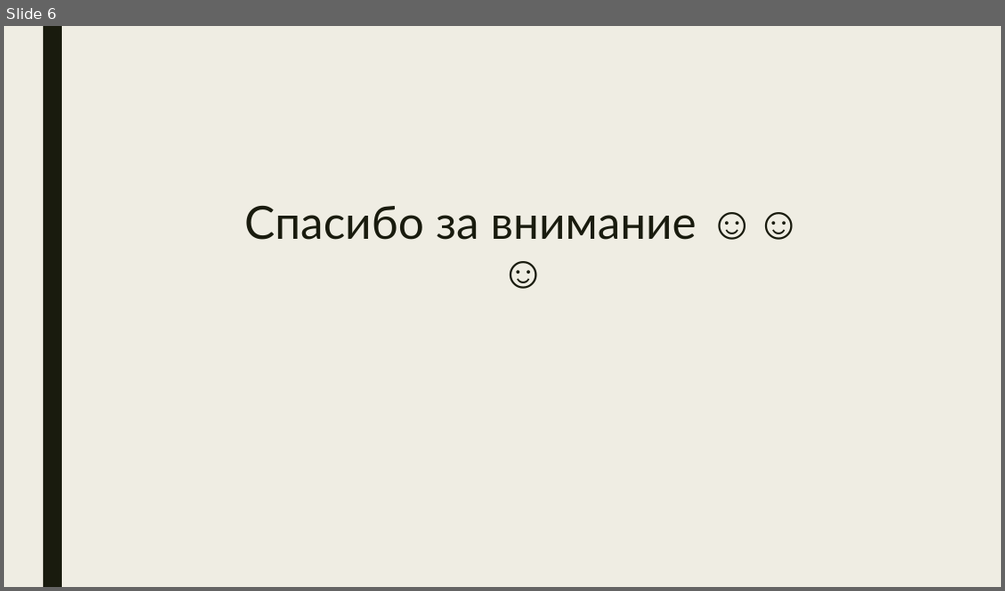
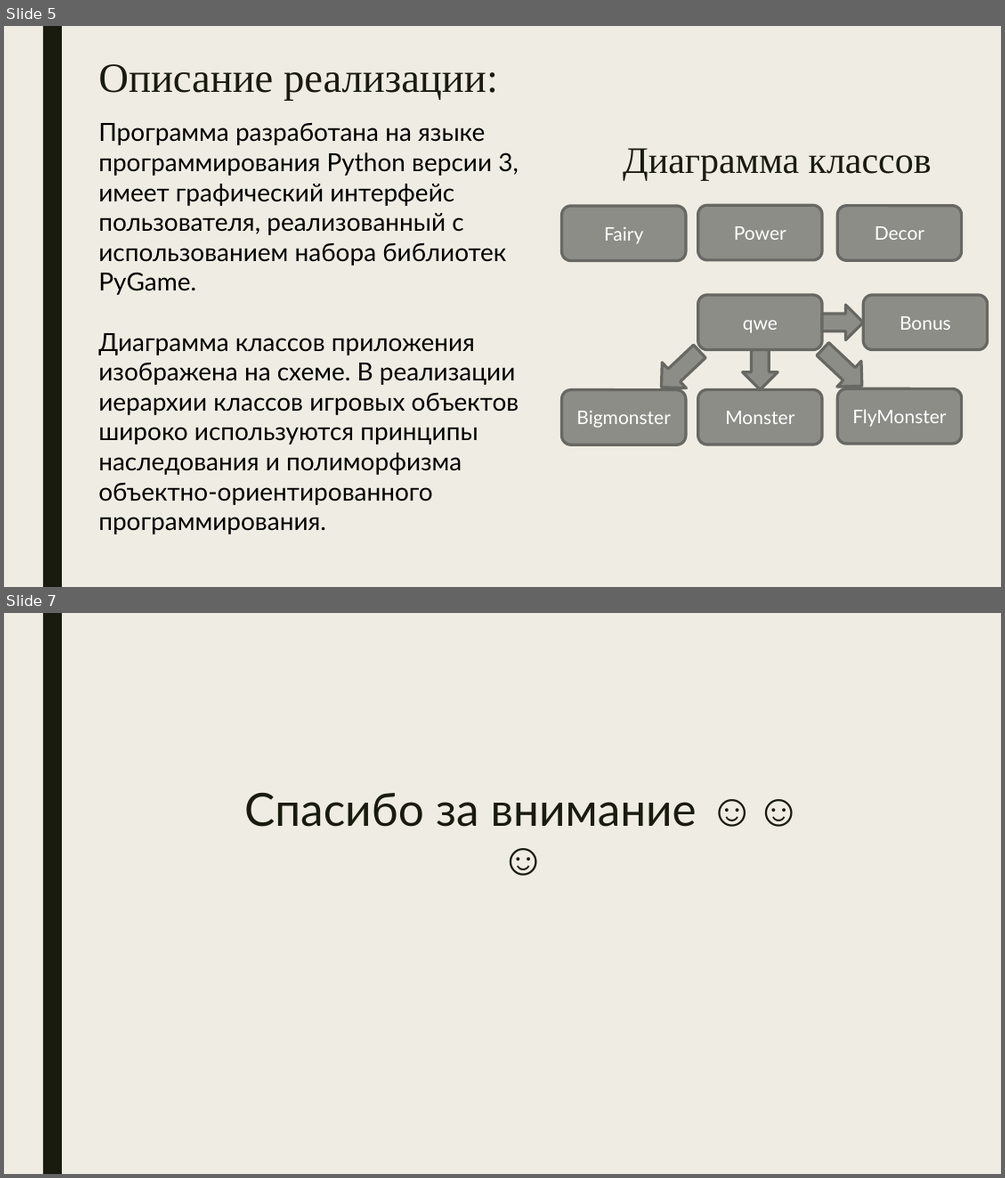
Before and after one commit to delyunchik/pygame, a slide deck: __doc/Winx.pptx. Shown one above the other, each under a label of ours: slide 6 before the commit, slides 5 and 7 after it; the slides between them are not shown. The pictures are 1005x591 and 1005x1178 pixels, drawn with LibreOffice and Linux fonts; fonts in the diff are those of the drawing. Boxes give left, top, right and bottom in pixels: in the first picture for what was removed or moved away, otherwise in the second. Text is boxed around its words. In the diff, an @@ line names an element or a change of style, - is before the commit and + after.

```diff
--- a/__doc/Winx.pptx
+++ b/__doc/Winx.pptx
@@ slide 5 added at <box>4,26,1001,587</box>, background #EFEDE3; not listed: 1 template element that a slide beside it also shows @@
@@ text added at <box>98,64,498,101</box>, 40 pt, text #191B0E @@
+Описание реализации:
@@ text added at <box>98,123,519,534</box>, 24 pt, text #000000 @@
+Программа разработана на языке программирования Python версии 3, имеет графический интерфейс пользователя, реализованный с использованием набора библиотек PyGame.
+Диаграмма классов приложения изображена на схеме. В реализации иерархии классов игровых объектов широко используются принципы наследования и полиморфизма объектно-ориентированного программирования.
@@ text added at <box>623,148,931,180</box>, 36 pt, text #191B0E @@
+Диаграмма классов
@@ rounded rectangle added at <box>562,206,686,260</box>, fill #8C8D86, outline #686863 2.75 pt, 18 pt, text #FFFFFF @@
+Fairy
@@ rounded rectangle added at <box>698,206,822,260</box>, fill #8C8D86, outline #686863 2.75 pt, 18 pt, text #FFFFFF @@
+Power
@@ rounded rectangle added at <box>838,206,962,260</box>, fill #8C8D86, outline #686863 2.75 pt, 18 pt, text #FFFFFF @@
+Decor
@@ rounded rectangle added at <box>698,295,822,349</box>, fill #8C8D86, outline #686863 2.75 pt, 18 pt, text #FFFFFF @@
+qwe
@@ down arrow added at <box>822,305,863,340</box>, fill #8C8D86, outline #686863 2.75 pt @@
@@ rounded rectangle added at <box>863,295,987,349</box>, fill #8C8D86, outline #686863 2.75 pt, 18 pt, text #FFFFFF @@
+Bonus
@@ down arrow added at <box>649,338,712,400</box>, fill #8C8D86, outline #686863 2.75 pt @@
@@ down arrow added at <box>811,337,874,399</box>, fill #8C8D86, outline #686863 2.75 pt @@
@@ down arrow added at <box>743,350,778,389</box>, fill #8C8D86, outline #686863 2.75 pt @@
@@ rounded rectangle added at <box>562,390,686,445</box>, fill #8C8D86, outline #686863 2.75 pt, 18 pt, text #FFFFFF @@
+Bigmonster
@@ rounded rectangle added at <box>698,389,822,444</box>, fill #8C8D86, outline #686863 2.75 pt, 18 pt, text #FFFFFF @@
+Monster
@@ rounded rectangle added at <box>838,389,962,443</box>, fill #8C8D86, outline #686863 2.75 pt, 18 pt, text #FFFFFF @@
+FlyMonster
@@ what was slide 6 is now slide 7 @@
```
Also in this commit, not shown: 4 slides changed, 1 other slide added, 1 slide removed, 1 other file.
